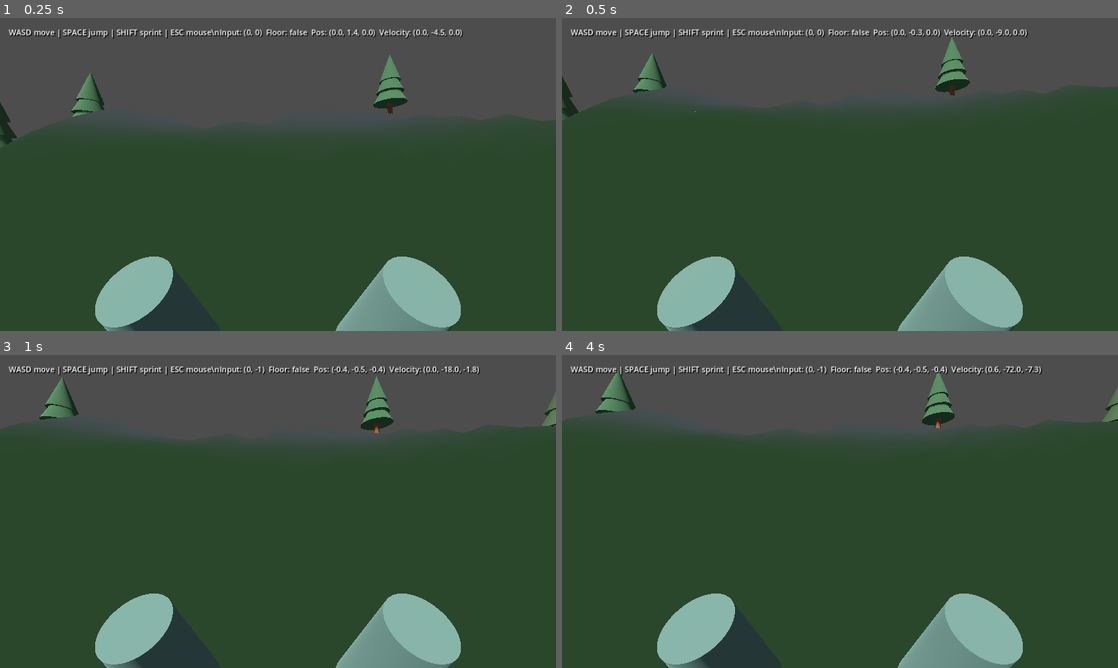
Above: before the commit, frames 1-4 (two rows, left to right).
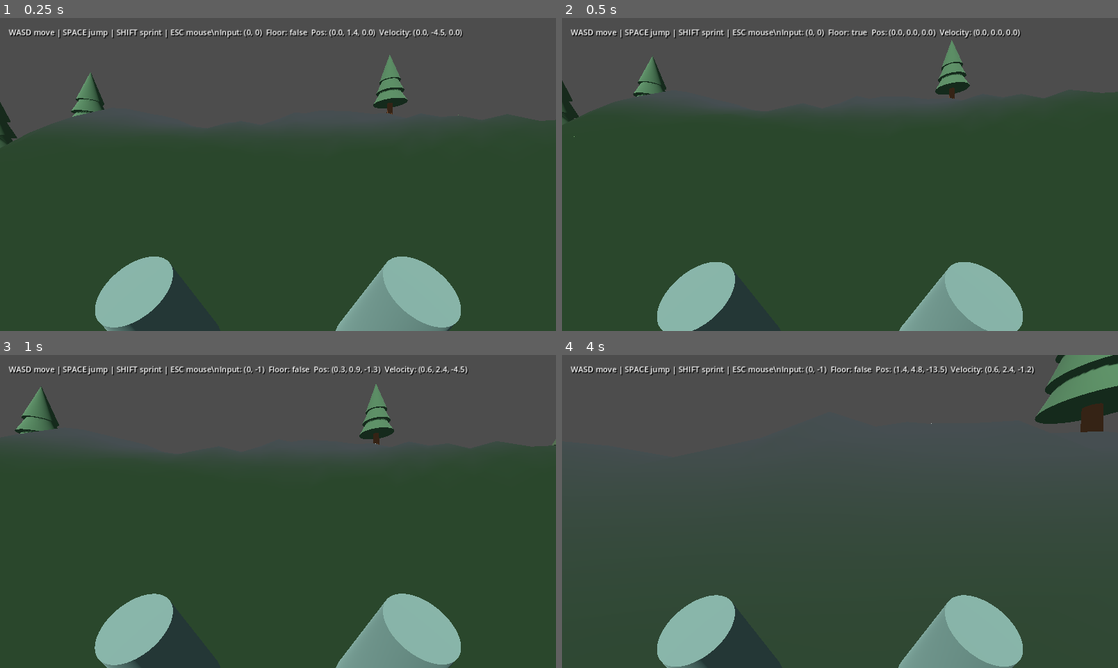
Above: after the commit, the same moments.

Repository: noval000/survival
Game: Godot game, scene res://scenes/Main.tscn
Same seed, same stepped clock (60 frames per second), same inputs: the game is played once before the commit and once after it.
Inputs (mouse positions are in pixels of both pictures, inside the frame that each line leads up to):
- Up to frame 1 (0.25 s): no input
- Up to frame 2 (0.5 s): no input
- Up to frame 3 (1 s): move the mouse to (305, 511) at 0.52 s; hold W (move_forward) from 0.53 s (still down); hold Shift (sprint) from 0.53 s (still down); tap Space (jump) at 0.77 s
- Up to frame 4 (4 s): keep holding W (move_forward); move the mouse to (812, 511) at 1.27 s; release Shift (sprint) at 1.28 s; tap Shift (sprint) at 1.35, 2.85 s; tap Space (jump) at 1.52, 3.02, 3.77 s; move the mouse to (851, 505) at 2.02 s; hold Shift (sprint) 2.03-2.78 s; move the mouse to (834, 517) at 2.77 s; move the mouse to (878, 514) at 3.52 s; hold Shift (sprint) from 3.53 s (still down)

Frame 1 is identical in both runs. In frame 2, 2.4% of the frame differs, in the area x 0-100%, y 3-100%; in frame 3, 4.1%; in frame 4, 21%, in the area x 0-100%, y 0-100%.

Commit message:
Fix player falling through island using solid heightmap terrain collision

Diff:
--- a/godot/scripts/IslandWorld.gd
+++ b/godot/scripts/IslandWorld.gd
@@ -67,10 +67,21 @@
     terrain.name = "IslandTerrain"
     terrain.mesh = mesh
     add_child(terrain)
+    # HeightMapShape3D is a dedicated solid terrain collider, independent of
+    # mesh triangle winding / backface settings on GL Compatibility.
+    var terrain_shape := HeightMapShape3D.new()
+    terrain_shape.map_width = CELLS + 1
+    terrain_shape.map_depth = CELLS + 1
+    var heights := PackedFloat32Array()
+    for z in range(CELLS + 1):
+        for x in range(CELLS + 1):
+            heights.append(vertices[z * (CELLS + 1) + x].y)
+    terrain_shape.map_data = heights
     var body := StaticBody3D.new()
     body.name = "TerrainCollision"
+    body.scale = Vector3(SIZE / float(CELLS), 1.0, SIZE / float(CELLS))
     var shape := CollisionShape3D.new()
-    shape.shape = mesh.create_trimesh_shape()
+    shape.shape = terrain_shape
     body.add_child(shape)
     add_child(body)
 
